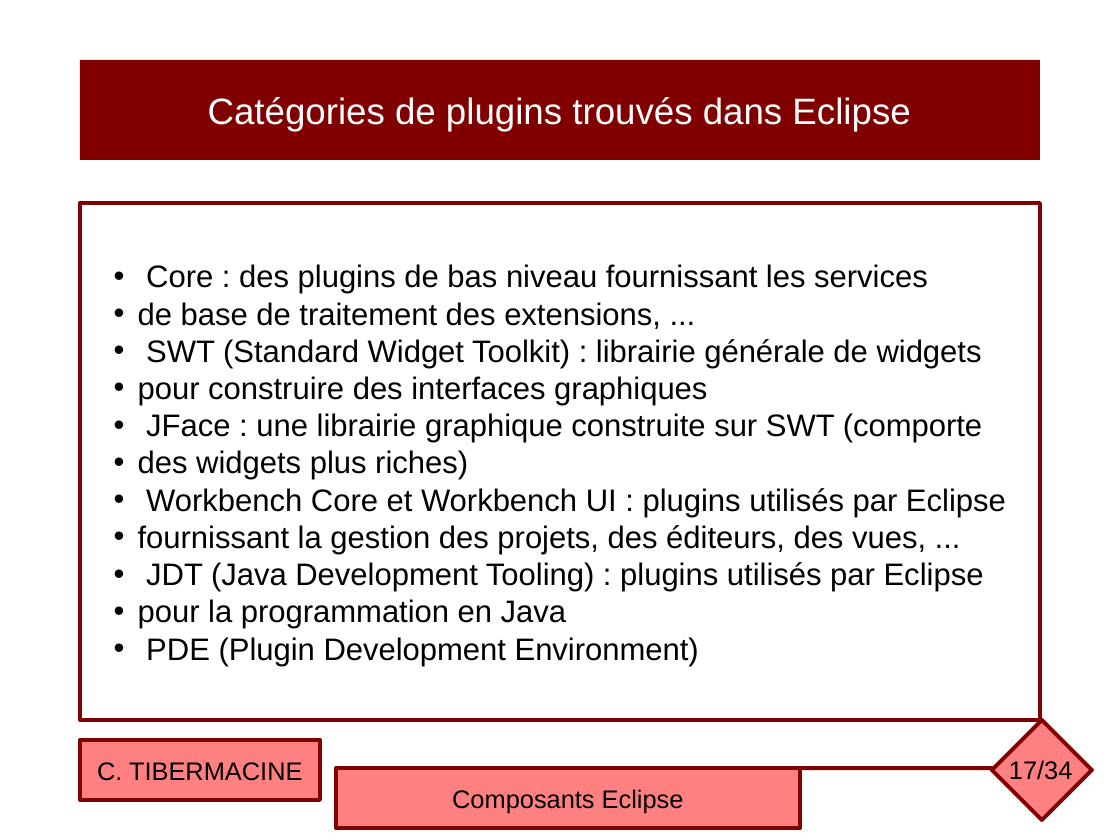
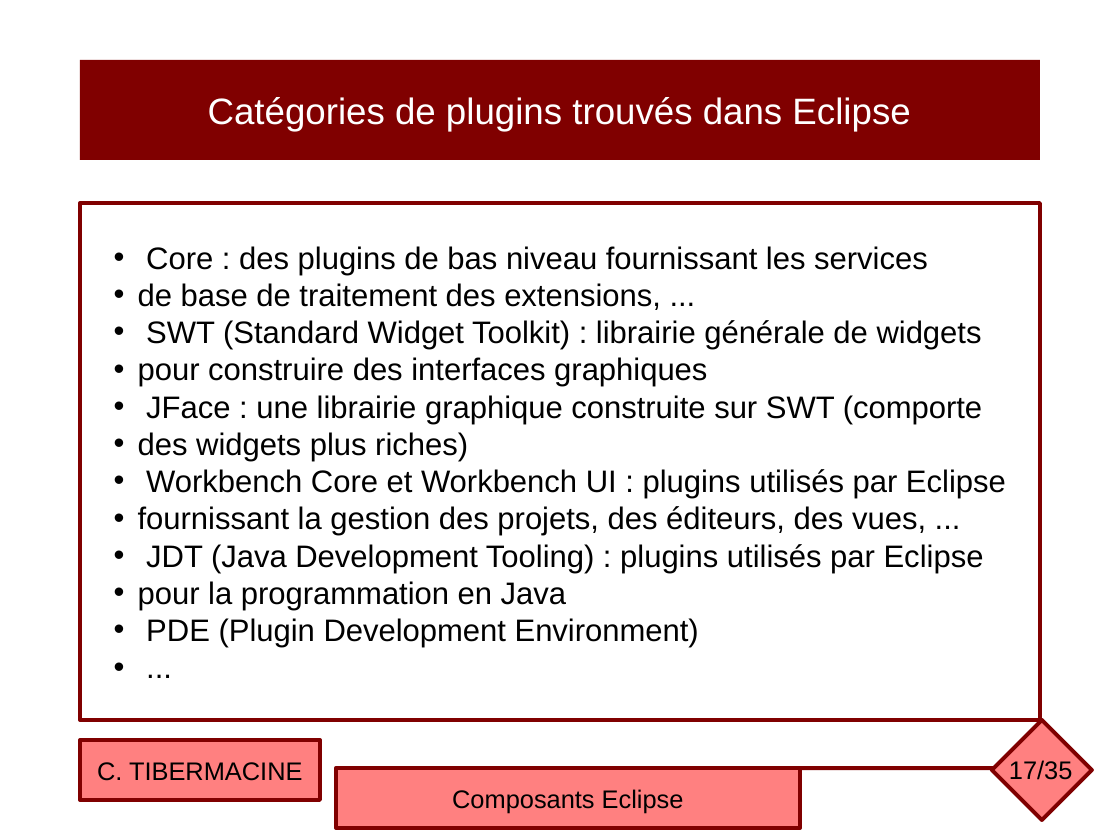
Before and after one commit to ctiber/composants, a slide deck: slide 17 of cours/cours4.odp. Drawn at 1120x840 pixels with LibreOffice and Linux fonts; fonts in the diff are those of the drawing. Boxes give left, top, right and bottom in pixels: in the first picture for what was removed or moved away, otherwise in the second. Text is boxed around its words. In the diff, an @@ line names an element or a change of style, - is before the commit and + after.

```diff
--- a/cours/cours4.odp
+++ b/cours/cours4.odp
@@ text in rectangle at (80, 203, 1041, 721): paragraph added @@
+• ...
@@ page number at (1009, 760, 1073, 780): text changed @@
-17/34
+17/35
```
Also in this commit, not shown: 10 other slides changed, 1 slide added, 1 other file.
